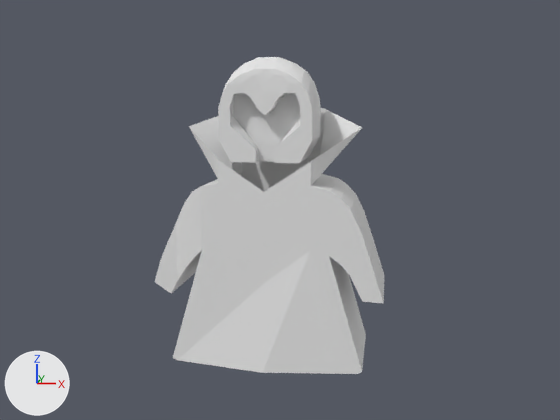
Two versions of the Blender file TestesRodolfo/Blender_Files/Troop.blend, one commit apart.
Camera for both pictures: the file's camera 'Camera'. Arrows for +X, +Y and +Z are at lower left; the lights stay in place.

The older version as bpy lines, for what is in view:
```python
me_cube = bpy.data.meshes.new('Cube')
me_cube.from_pydata(...)  # 316 vertices, 341 faces; spans x -6.7..6.8, y -24.9..3.4, z -5.0..9.8
me_cube.materials.append(mat_helmet_mat)  # its picture is missing
me_cube_001 = bpy.data.meshes.new('Cube.001')
me_cube_001.from_pydata(...)  # 245 vertices, 238 faces, 9 loose edges; spans x -2.58..2.63, y -1.17..1.23, z -3.66..2.08
ob_body = bpy.data.objects.new('Body', me_cube_001)
ob_body.location = (0.0, -0.64, 3.31)
ob_body.rotation_euler = (0.0, 0.0, 3.142)  # degrees (0, 0, 180)
ob_body.scale = (1.0, 1.1, 1.0)
ob_head = bpy.data.objects.new('Head', me_cube)
ob_head.location = (0.0, -1.39, 5.0)
ob_head.rotation_euler = (0.0, 0.0, 3.142)  # degrees (0, 0, 180)
ob_head.scale = (0.15, 0.075, 0.15)
```
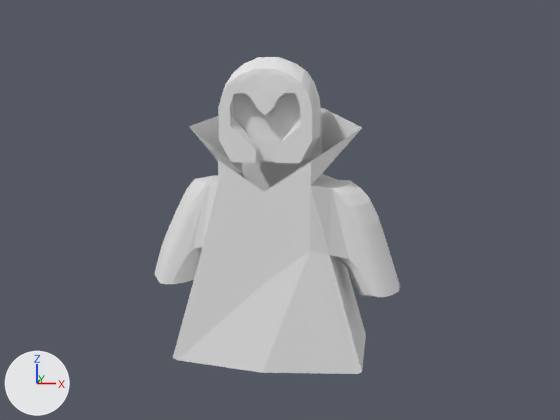
Boxes [x1, y1, x2, y2] around the edits, measured in the pictures (560 x 420 px):
'Body', reshaped (7% wider)
    before: [155, 108, 384, 374]
    after: [155, 108, 400, 374]
part 1 of me_cube_001, built on
    before: [155, 127, 384, 374]
    after: [155, 108, 400, 370]
part 2 of me_cube_001, deleted
    before: [319, 108, 362, 177]
part 3 of me_cube_001, deleted
    before: [189, 116, 242, 174]

What changed in the scene script:
```text
Change me_cube_001:
    used by ob_body; location = (0.0, -0.64, 3.31); rotation_euler = (0.0, 0.0, 3.142), in degrees (0, 0, 180); scale = (1.0, 1.1, 1.0)
    remove me_cube_001.from_pydata(...)  # 245 vertices, 238 faces, 9 loose edges; spans x -2.58..2.63, y -1.17..1.23, z -3.66..2.08
    add me_cube_001.from_pydata(...)  # 582 vertices, 530 faces, 9 loose edges; spans x -2.93..2.96, y -1.17..1.23, z -3.74..2.08
    me_cube_001 part 1: 7 vertices moved from x -1.63..2.16, y -1.0..0.89, z -3.58..0.41 to x -1.86..2.36, y -0.91..0.62, z -3.74..0.52; 170 vertices removed from x -2.58..2.63, y -1.0..1.0, z -2.12..1.07; 509 vertices added at x -2.93..2.96, y -0.94..0.89, z -2.17..0.51
    me_cube_001 part 2: 1 vertex removed from x -1.09, y -0.91, z 2.04
    me_cube_001 part 3: 1 vertex removed from x 1.09, y -0.91, z 2.04
```
